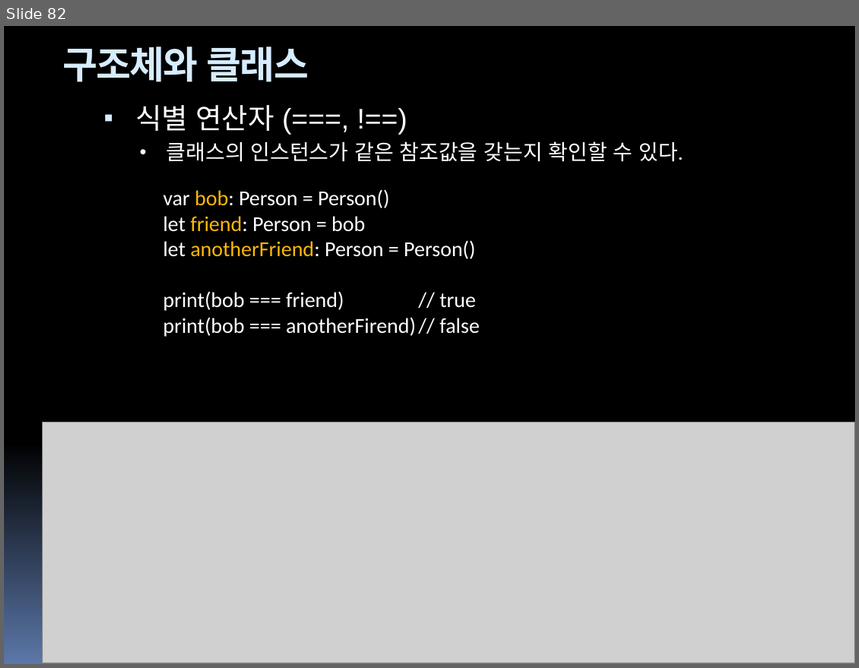
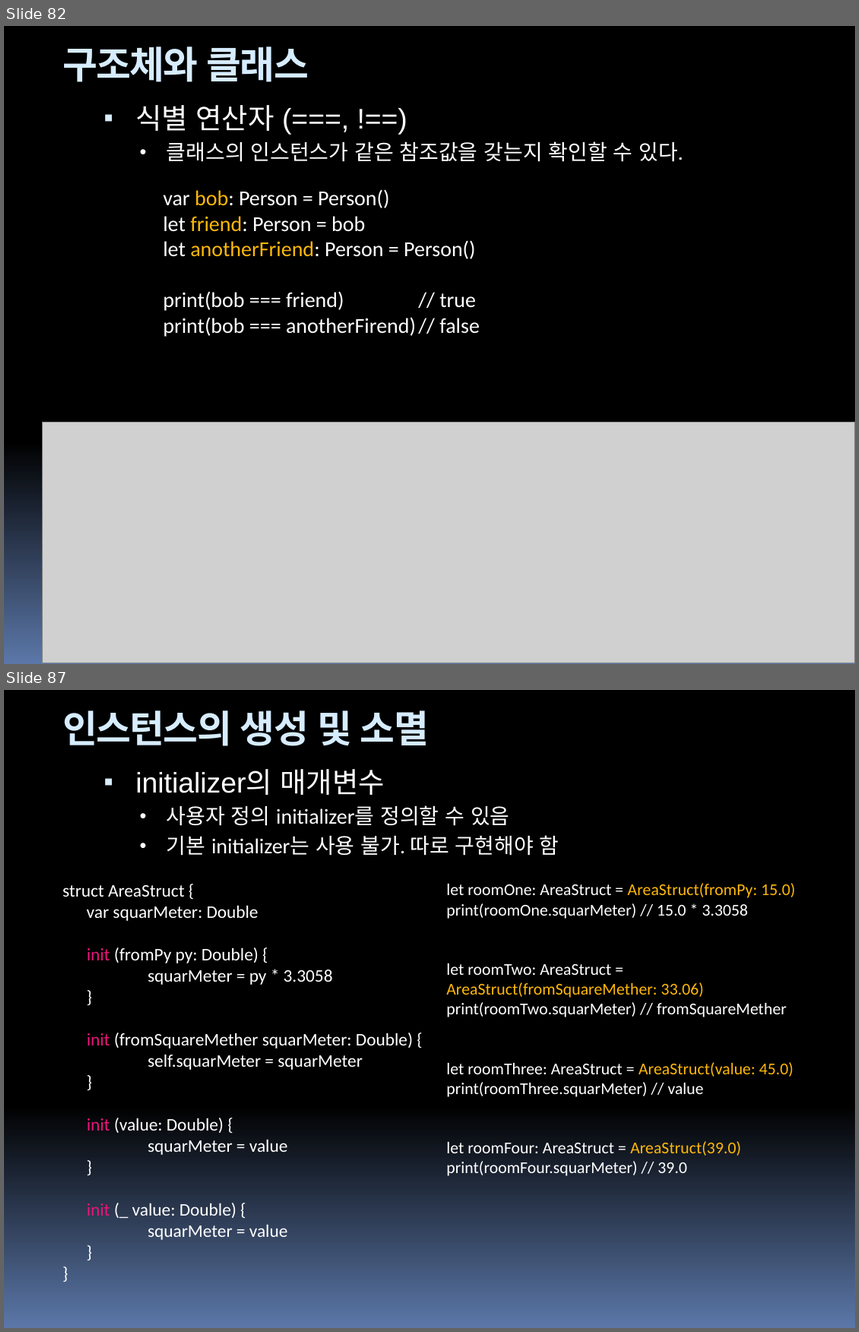
Before and after one commit to hounga13/helloSwift, a slide deck: Swift세미나자료.pptx. Shown one above the other, each under a label of ours: slide 82 before the commit, slides 82 and 87 after it; the slides between them are not shown. The pictures are 859x668 and 859x1332 pixels, drawn with LibreOffice and Linux fonts; fonts in the diff are those of the drawing; grey boxes stand for pictures. Boxes give left, top, right and bottom in pixels: in the first picture for what was removed or moved away, otherwise in the second. Text is boxed around its words. In the diff, an @@ line names an element or a change of style, - is before the commit and + after.

```diff
--- a/Swift세미나자료.pptx
+++ b/Swift세미나자료.pptx
@@ slide 87 added at bbox=[4, 690, 855, 1328], background gradient #000000 to #5B77A8; not listed: 4 template elements that a slide beside it also shows @@
@@ title added at bbox=[63, 711, 429, 746], 32 pt, text #D6ECFF, bold @@
+인스턴스의 생성 및 소멸
@@ text added at bbox=[135, 769, 560, 856], 18 pt, text #FFFFFF @@
+▪ initializer의 매개변수
+  • 사용자 정의 initializer를 정의할 수 있음
+  • 기본 initializer는 사용 불가. 따로 구현해야 함
@@ text added at bbox=[63, 885, 413, 1240], 15 pt, text #FFFFFF @@
+struct AreaStruct {
+var squarMeter: Double
+init (fromPy py: Double) {
+squarMeter = py * 3.3058
+}
+init (fromSquareMether squarMeter: Double) {
+self.squarMeter = squarMeter
+}
+init (value: Double) {
+squarMeter = value
+}
+init (_ value: Double) {
+squarMeter = value
+}
+}
@@ text added at bbox=[446, 883, 795, 1176], 14 pt, text #FFFFFF @@
+let roomOne: AreaStruct = AreaStruct(fromPy: 15.0)
+print(roomOne.squarMeter) // 15.0 * 3.3058
+let roomTwo: AreaStruct = AreaStruct(fromSquareMether: 33.06)
+print(roomTwo.squarMeter) // fromSquareMether
+let roomThree: AreaStruct = AreaStruct(value: 45.0)
+print(roomThree.squarMeter) // value
+let roomFour: AreaStruct = AreaStruct(39.0)
+print(roomFour.squarMeter) // 39.0
```
Also in this commit, not shown: 17 other slides added, 2 other files.
